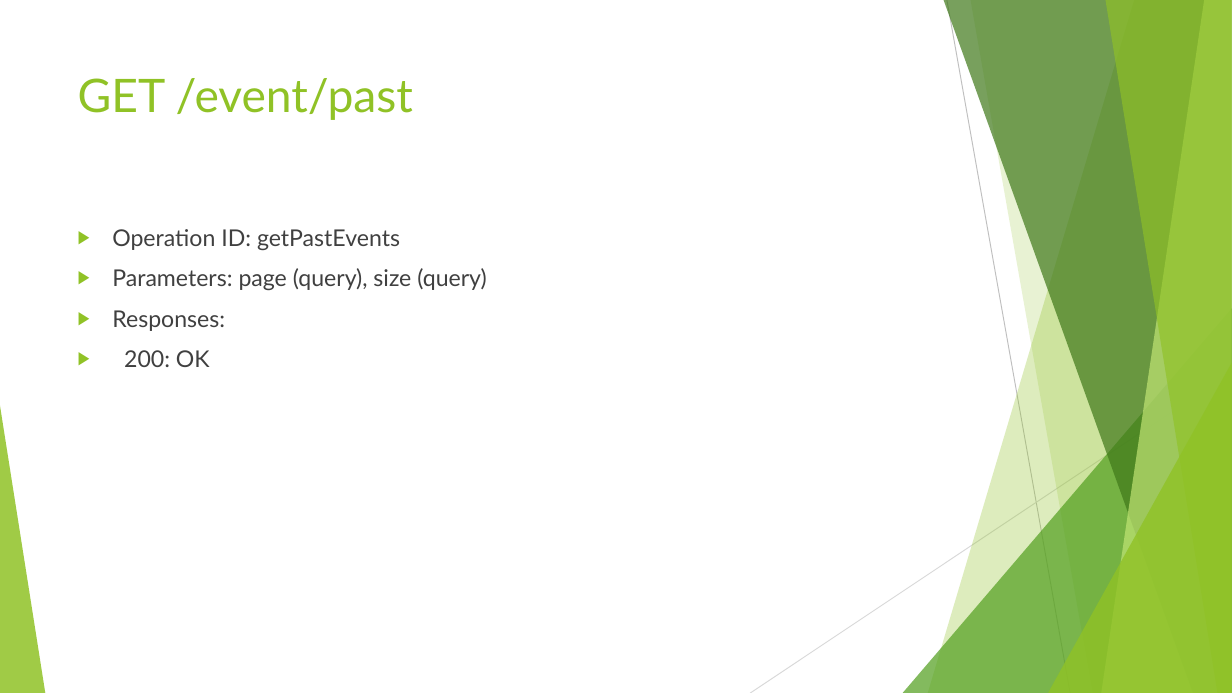
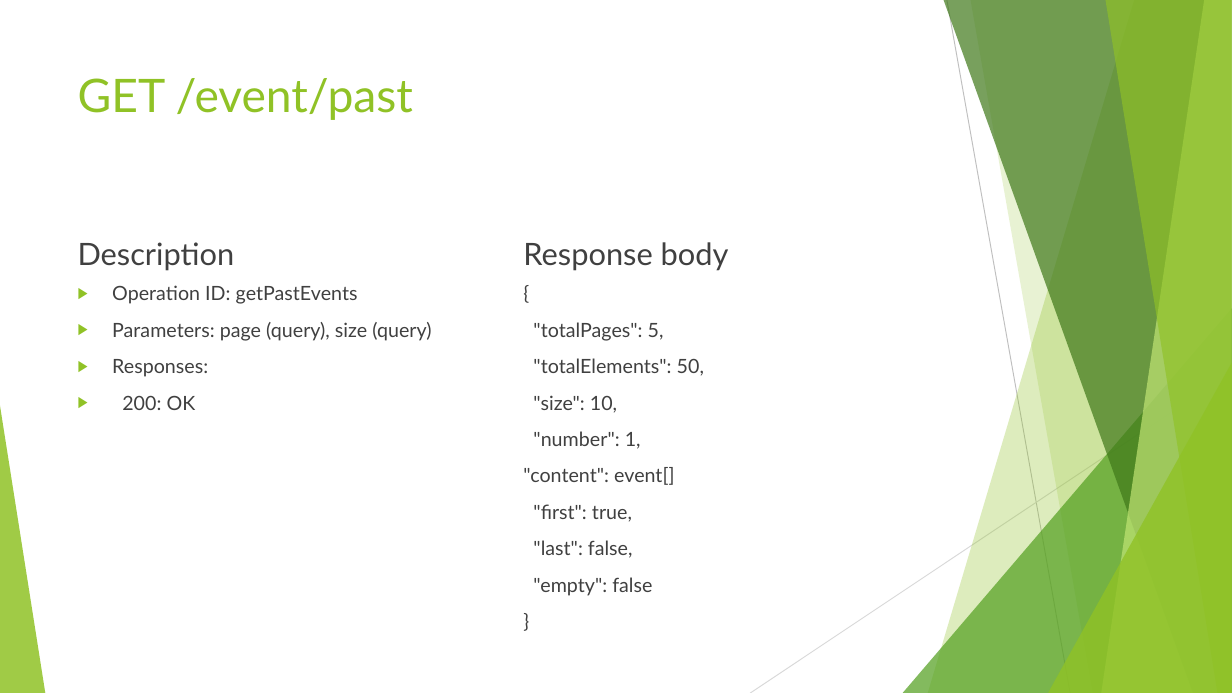
Before and after one commit to jidni911/sdcianSpring, a slide deck: slide 24 of Project SDC.pptx. Drawn at 1232x693 pixels with LibreOffice and Linux fonts; fonts in the diff are those of the drawing. Boxes give left, top, right and bottom in pixels: in the first picture for what was removed or moved away, otherwise in the second. Text is boxed around its words. In the diff, an @@ line names an element or a change of style, - is before the commit and + after.

```diff
--- a/Project SDC.pptx
+++ b/Project SDC.pptx
@@ text added at (78,242,235,271), 24 pt, text #404040 @@
+Description
@@ text added at (523,242,729,271), 24 pt, text #404040 @@
+Response body
@@ text "Operation ID: getPastEvents": place and size @@
-text "Operation ID: getPastEvents" at (112,229,486,367)
+text "Operation ID: getPastEvents" at (112,285,431,410)
@@ text "Operation ID: getPastEvents" at (112,285,431,410): size 18 to 15.3 pt @@
@@ text added at (523,322,704,596), 15.3 pt, text #404040 @@
+{
+"totalPages": 5,
+"totalElements": 50,
+"size": 10,
+"number": 1,
+"content": event[]
+"first": true,
+"last": false,
+"empty": false
+}
```
Also in this commit, not shown: 14 other slides changed, 11 other files.
